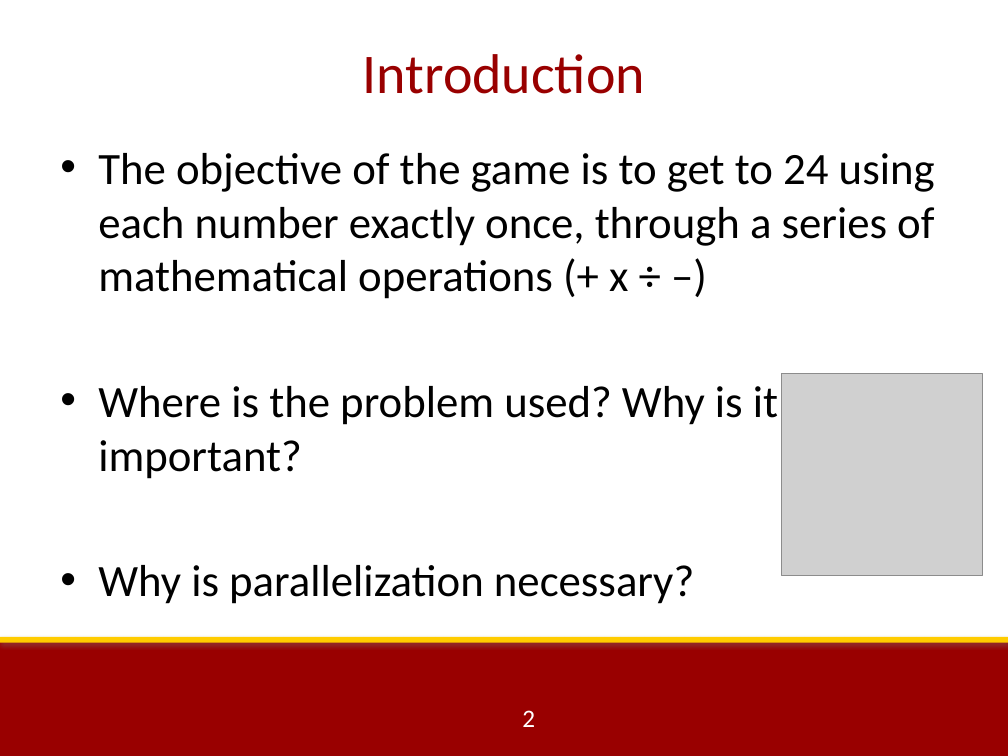
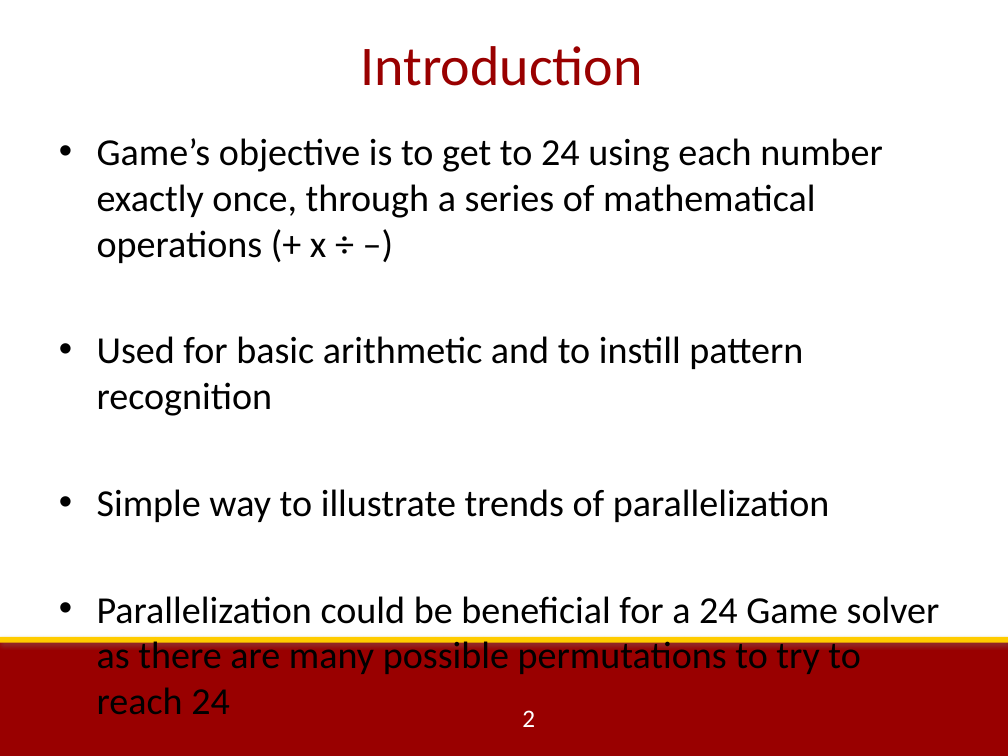
Before and after one commit to kevinw0123/24game, a slide deck: slide 2 of EE 451 Project Presentation Template(1).pptx. Drawn at 1008x756 pixels with LibreOffice and Linux fonts; fonts in the diff are those of the drawing; grey boxes stand for pictures; background and template pictures are left out. Boxes give left, top, right and bottom in pixels: in the first picture for what was removed or moved away, otherwise in the second. Text is boxed around its words. In the diff, an @@ line names an element or a change of style, - is before the commit and + after.

```diff
--- a/EE 451 Project Presentation Template(1).pptx
+++ b/EE 451 Project Presentation Template(1).pptx
@@ title "Introduction": place and size @@
-title "Introduction" at bbox=[363, 54, 645, 94]
+title "Introduction" at bbox=[361, 46, 643, 86]
@@ text at bbox=[97, 138, 940, 714]: text changed; size 32 to 27.2 pt @@
-• The objective of the game is to get to 24 using each number exactly once, through a series of mathematical operations (+ x ÷ –)
-• Where is the problem used? Why is it important?
-• Why is parallelization necessary?
+• Game’s objective is to get to 24 using each number exactly once, through a series of mathematical operations (+ x ÷ –)
+• Used for basic arithmetic and to instill pattern recognition
+• Simple way to illustrate trends of parallelization
+• Parallelization could be beneficial for a 24 Game solver as there are many possible permutations to try to reach 24
@@ picture removed at bbox=[781, 374, 983, 576] @@
```
Also in this commit, not shown: 6 other slides changed, 2 other files.
